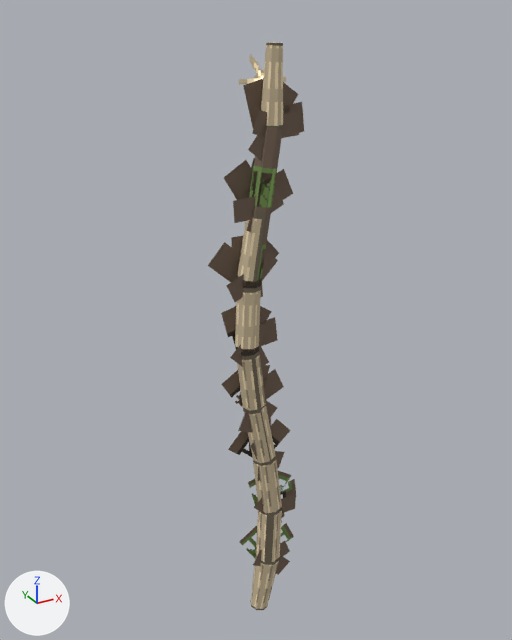
An edit to the glTF model to-rust-as-we-fall/resources/models/flora/flora_climbvine.gltf, drawn before and after from the same camera.
Camera for both pictures: a 50 mm lens placed at (-1.5, -2.69, 3.13), pointed at (0.04, 0.1, 1.73). The lights are fixed; the arrows at lower left show +X, +Y and +Z. The first picture is the older version. Vertices at exactly the same position are counted once.

Before the edit, the objects in view are built like this:
```python
me_climbvinerigged = bpy.data.meshes.new('ClimbvineRigged')
me_climbvinerigged.from_pydata(...)  # 340 vertices, 254 faces; spans x -0.24..0.26, y -0.07..0.07, z -0.01..3.05
me_climbvinerigged.materials.append(mat_climbvineriggedtex)
# before: 8 (0.05, 0.07, 0.33), 9 (0.01, 0.05, 0.34) at pixel (255, 552), 10 (-0.01, 0.0, 0.34) at pixel (256, 558), 11 (0.01, -0.05, 0.34) at pixel (264, 562), 12 (0.05, -0.07, 0.33) at pixel (273, 563)
# before: 13 (0.1, -0.05, 0.33) at pixel (279, 559), 14 (0.12, 0.0, 0.32), 15 (0.1, 0.05, 0.33), 16 (0.05, 0.07, 0.33), 17 (0.01, 0.05, 0.34) at pixel (255, 552)
# before: 18 (-0.01, 0.0, 0.34) at pixel (256, 559), 19 (0.01, -0.05, 0.34) at pixel (264, 563), 20 (0.05, -0.07, 0.33) at pixel (273, 563), 21 (0.1, -0.05, 0.33) at pixel (279, 558), 22 (0.12, 0.0, 0.33)
# before: 23 (0.1, 0.05, 0.33)
# before: 40 (0.03, -0.06, 1.0) at pixel (270, 462), 41 (0.07, -0.05, 1.01) at pixel (276, 457), 42 (0.09, 0.0, 1.01) at pixel (274, 451), 43 (0.07, 0.05, 1.01), 44 (0.03, 0.06, 1.0)
# before: 45 (-0.01, 0.05, 0.99) at pixel (252, 455), 46 (-0.03, 0.0, 0.99) at pixel (253, 461), 47 (-0.01, -0.05, 0.99) at pixel (260, 464)
# before: 64 (-0.03, -0.06, 1.33) at pixel (259, 409), 65 (0.01, -0.04, 1.34) at pixel (265, 404), 66 (0.03, 0.0, 1.34) at pixel (264, 399), 67 (0.01, 0.04, 1.34), 68 (-0.03, 0.06, 1.33)
# before: 69 (-0.07, 0.04, 1.33) at pixel (241, 402), 70 (-0.09, 0.0, 1.33) at pixel (242, 407), 71 (-0.07, -0.04, 1.33) at pixel (250, 410)
# before: 88 (-0.05, 0.06, 2.0), 89 (-0.09, 0.04, 2.0) at pixel (237, 276), 90 (-0.11, 0.0, 2.0), 91 (-0.09, -0.04, 2.0) at pixel (245, 281), 92 (-0.05, -0.06, 2.0) at pixel (255, 281)
# before: 93 (-0.01, -0.04, 2.0) at pixel (261, 279), 94 (0.0, 0.0, 2.0), 95 (-0.01, 0.04, 2.0)
# before: 112 (0.0, 0.05, 2.33), 113 (-0.04, 0.04, 2.34), 114 (-0.05, 0.0, 2.34), 115 (-0.04, -0.04, 2.34) at pixel (256, 206), 116 (0.0, -0.05, 2.33) at pixel (265, 207)
# before: 117 (0.04, -0.04, 2.33) at pixel (271, 207), 118 (0.05, 0.0, 2.32), 119 (0.04, 0.04, 2.33)
ob_climbvinerigged = bpy.data.objects.new('ClimbvineRigged', me_climbvinerigged)
ob_climbvinerigged.location = (0.0, 0.0, 0.0)
```
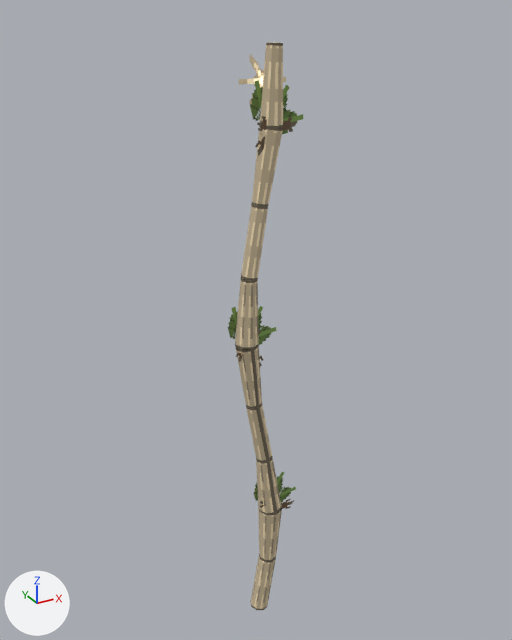
Commit message: fix: the Climbvine gets nodes by not calling every ring one

Changed parts and their boxes [x1, y1, x2, y2] in the pictures (512 x 640 px; the box of a moved part takes in the faces that stretch with it):
'ClimbvineRigged', reshaped: before [208, 42, 304, 610]; after [227, 42, 303, 610]
part 1 of me_climbvinerigged, moved or reshaped: before [237, 206, 272, 282]; after [241, 204, 268, 281]
part 2 of me_climbvinerigged, rebuilt (21% narrower): before [243, 404, 276, 464]; after [246, 405, 272, 462]
part 3 of me_climbvinerigged, deleted (brown): before [208, 158, 294, 575]
part 4 of me_climbvinerigged, moved or reshaped: before [251, 508, 282, 610]; after [251, 506, 282, 610]
part 5 of me_climbvinerigged, moved or reshaped: before [253, 458, 282, 514]; after [256, 457, 282, 515]
part 6 of me_climbvinerigged, moved or reshaped: before [235, 346, 266, 411]; after [235, 345, 262, 408]
part 7 of me_climbvinerigged, moved or reshaped: before [235, 280, 261, 349]; after [235, 278, 259, 349]
part 8 of me_climbvinerigged, moved or reshaped: before [249, 127, 283, 208]; after [252, 125, 283, 207]
part 9 of me_climbvinerigged, surface changed: [227, 80, 303, 561] in both

Diff of the bpy script that builds the scene:
```diff
--- a/to-rust-as-we-fall/resources/models/flora/flora_climbvine.gltf.py
+++ b/to-rust-as-we-fall/resources/models/flora/flora_climbvine.gltf.py
@@ me_climbvinerigged @@
 # verts and faces of me_climbvinerigged; kept vertices keep their numbers, new ones are numbered from 340
-me_climbvinerigged.from_pydata(...)  # 340 vertices, 254 faces; spans x -0.24..0.26, y -0.07..0.07, z -0.01..3.05
+me_climbvinerigged.from_pydata(...)  # 220 vertices, 194 faces; spans x -0.18..0.26, y -0.07..0.07, z -0.01..3.05
+# me_climbvinerigged part 1: the loose piece of 16 vertices spanning x -0.11..0.05, y -0.06..0.06, z 1.99..2.34 is scaled about its middle by (0.804, 0.704, 1)
+# me_climbvinerigged part 2: the loose piece of 16 vertices spanning x -0.09..0.09, y -0.06..0.06, z 0.99..1.34 is rebuilt with 16 vertices and now spans x -0.07..0.07, y -0.05..0.04, z 0.99..1.34
+# me_climbvinerigged part 3: 30 loose pieces with 120 vertices, spanning x -0.24..0.25, y -0.03..0.05, z 0.19..2.53, are deleted
+# me_climbvinerigged part 4
+verts[8] = (0.05, 0.05, 0.33)  # moved
+verts[16] = (0.05, 0.05, 0.33)  # moved
+verts[9] = (0.02, 0.03, 0.34)  # moved, pixel (259, 553)
+verts[10] = (0.01, 0.0, 0.34)  # moved, pixel (260, 557)
+verts[18] = (0.01, 0.0, 0.34)  # moved, pixel (259, 558)
+verts[11] = (0.02, -0.03, 0.34)  # moved, pixel (265, 560)
+verts[12] = (0.05, -0.05, 0.33)  # moved, pixel (271, 561)
+verts[20] = (0.05, -0.05, 0.33)  # moved, pixel (271, 561)
+verts[13] = (0.09, -0.03, 0.33)  # moved, pixel (275, 558)
+verts[21] = (0.09, -0.03, 0.33)  # moved, pixel (275, 557)
+verts[14] = (0.1, 0.0, 0.33)  # moved
+verts[15] = (0.09, 0.03, 0.33)  # moved
+verts[23] = (0.09, 0.03, 0.33)  # moved
+verts[17] = (0.02, 0.03, 0.33)  # moved, pixel (259, 553)
+verts[19] = (0.02, -0.03, 0.33)  # moved, pixel (265, 561)
+verts[22] = (0.1, 0.0, 0.33)  # moved, pixel (275, 552)
+# me_climbvinerigged part 5
+verts[40] = (0.03, -0.05, 1.0)  # moved, pixel (268, 460)
+verts[41] = (0.06, -0.03, 1.0)  # moved, pixel (272, 457)
+verts[42] = (0.07, 0.0, 1.01)  # moved, pixel (271, 453)
+verts[43] = (0.06, 0.03, 1.0)  # moved
+verts[44] = (0.03, 0.04, 1.0)  # moved
+verts[45] = (0.0, 0.03, 1.0)  # moved, pixel (255, 455)
+verts[46] = (-0.01, 0.0, 0.99)  # moved, pixel (256, 459)
+verts[47] = (0.0, -0.03, 1.0)  # moved, pixel (261, 461)
+# me_climbvinerigged part 6
+verts[64] = (-0.03, -0.04, 1.33)  # moved, pixel (258, 407)
+verts[65] = (0.0, -0.03, 1.34)  # moved, pixel (262, 404)
+verts[66] = (0.01, 0.0, 1.34)  # moved, pixel (261, 400)
+verts[67] = (0.0, 0.03, 1.34)  # moved
+verts[68] = (-0.03, 0.04, 1.33)  # moved
+verts[69] = (-0.06, 0.03, 1.33)  # moved, pixel (245, 402)
+verts[70] = (-0.07, 0.0, 1.33)  # moved, pixel (246, 406)
+verts[71] = (-0.06, -0.03, 1.33)  # moved, pixel (251, 408)
+# me_climbvinerigged part 7
+verts[88] = (-0.05, 0.04, 2.0)  # moved
+verts[89] = (-0.08, 0.03, 2.0)  # moved, pixel (240, 276)
+verts[90] = (-0.09, 0.0, 2.0)  # moved, pixel (241, 279)
+verts[91] = (-0.08, -0.03, 2.0)  # moved, pixel (246, 280)
+verts[92] = (-0.05, -0.04, 2.0)  # moved, pixel (253, 280)
+verts[93] = (-0.03, -0.03, 2.0)  # moved, pixel (257, 279)
+verts[94] = (-0.01, 0.0, 2.0)  # moved
+verts[95] = (-0.03, 0.03, 2.0)  # moved
+# me_climbvinerigged part 8
+verts[112] = (0.0, 0.04, 2.33)  # moved
+verts[113] = (-0.03, 0.03, 2.34)  # moved, pixel (251, 203)
+verts[114] = (-0.04, 0.0, 2.34)  # moved, pixel (252, 204)
+verts[115] = (-0.03, -0.03, 2.34)  # moved, pixel (257, 206)
+verts[116] = (0.0, -0.04, 2.33)  # moved, pixel (264, 206)
+verts[117] = (0.03, -0.03, 2.33)  # moved, pixel (268, 206)
+verts[118] = (0.04, 0.0, 2.33)  # moved, pixel (267, 205)
+verts[119] = (0.03, 0.03, 2.33)  # moved
+# me_climbvinerigged part 9: 118 kept faces spanning x -0.18..0.26, y -0.07..0.07, z -0.01..2.87 get new texture (UV) coordinates
 me_climbvinerigged.materials.append(mat_climbvineriggedtex)
```
